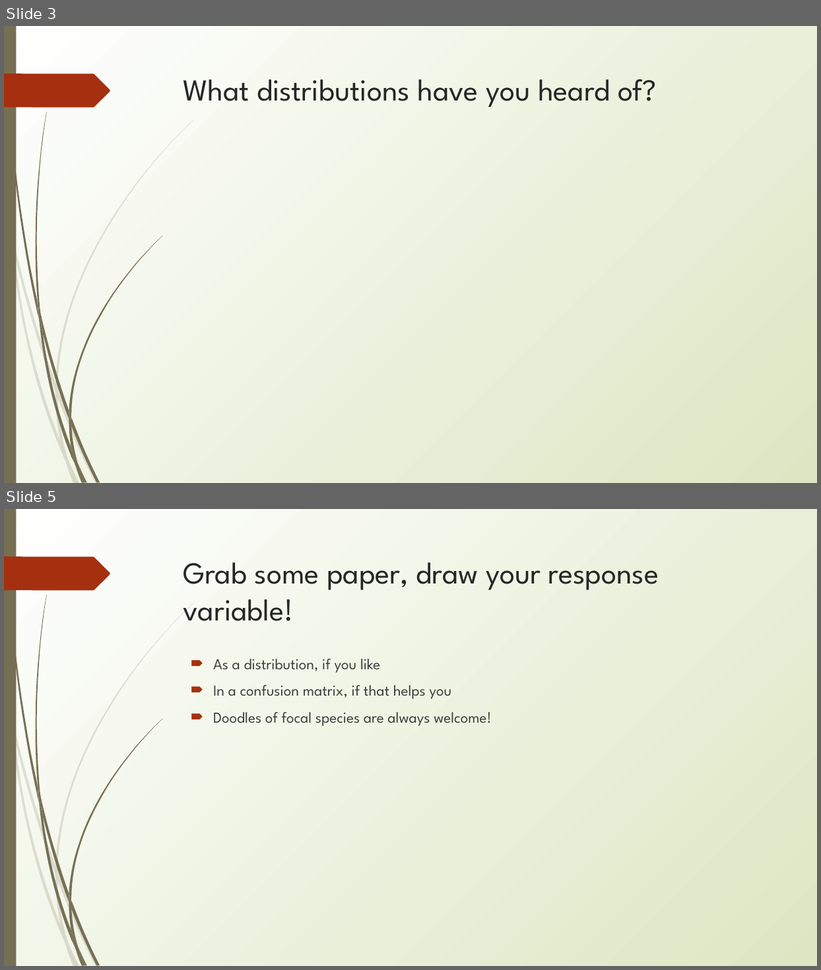
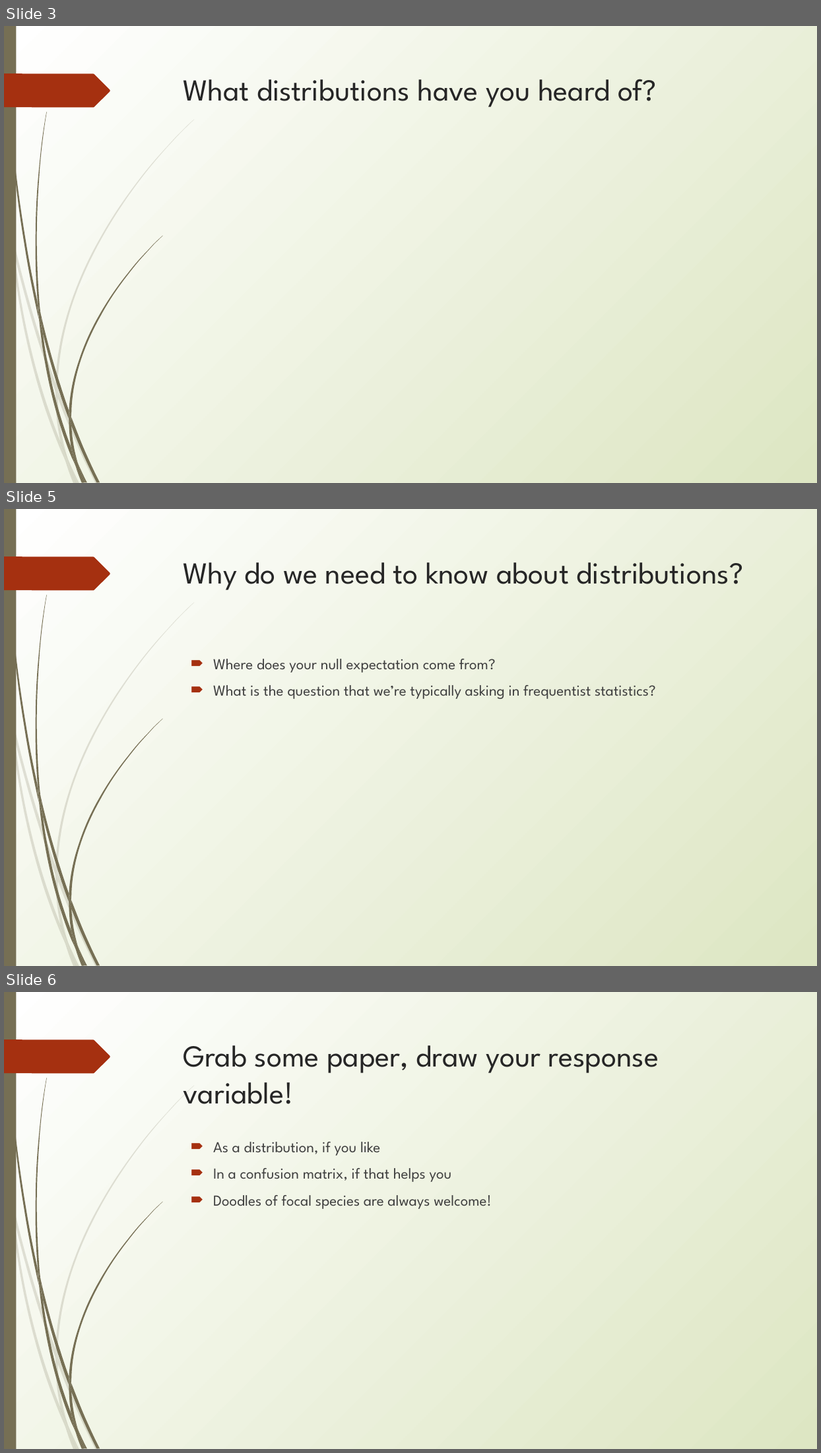
Before and after one commit to erynmcfarlane/GraduateStatsClass, a slide deck: Lecture2_v1.pptx. Shown one above the other, each under a label of ours: slides 3 and 5 before the commit, slides 3, 5 and 6 after it; the slides between them are not shown. The pictures are 821x970 and 821x1453 pixels, drawn with LibreOffice and Linux fonts; fonts in the diff are those of the drawing. Boxes give left, top, right and bottom in pixels: in the first picture for what was removed or moved away, otherwise in the second. Text is boxed around its words. In the diff, an @@ line names an element or a change of style, - is before the commit and + after.

```diff
--- a/Lecture2_v1.pptx
+++ b/Lecture2_v1.pptx
@@ slide 5 added at (4, 509, 817, 966), background gradient #FFFFFF to #DDE6C3; not listed: 24 template elements that a slide beside it also shows @@
@@ title added at (183, 562, 744, 590), 36 pt, text #262626 @@
+Why do we need to know about distributions?
@@ text added at (213, 659, 656, 699), 18 pt, text #3F3F3F @@
+🠶 Where does your null expectation come from?
+🠶 What is the question that we’re typically asking in frequentist statistics?
@@ what was slide 5 is now slide 6 @@
```
Also in this commit, not shown: 4 slides changed, 1 other slide added, 1 slide removed.
